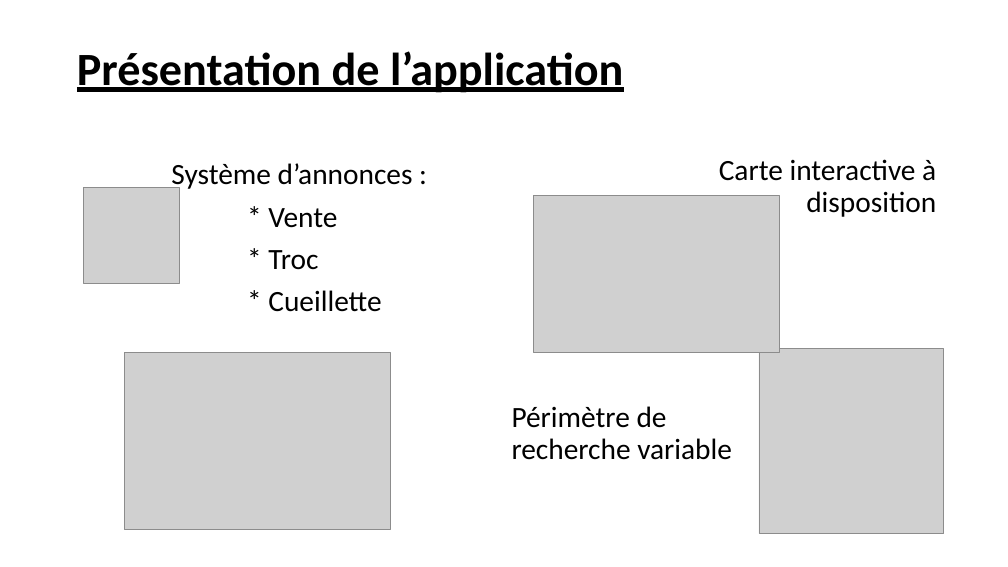
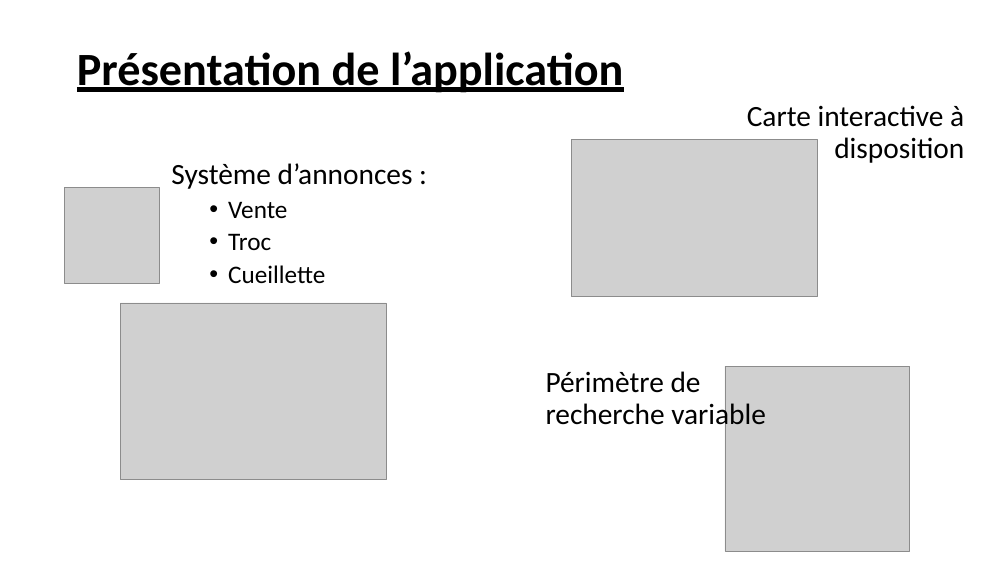
Before and after one commit to AurelieDemure/Opti-Fruits, a slide deck: slide 1 of Présentation orale pour le 22 Octobre/Présentation_Application_PPII.pptx (slide 2 before the commit). Drawn at 1008x567 pixels with LibreOffice and Linux fonts; fonts in the diff are those of the drawing; grey boxes stand for pictures. Boxes give left, top, right and bottom in pixels: in the first picture for what was removed or moved away, otherwise in the second. Text is boxed around its words. In the diff, an @@ line names an element or a change of style, - is before the commit and + after.

```diff
--- a/Présentation orale pour le 22 Octobre/Présentation_Application_PPII.pptx
+++ b/Présentation orale pour le 22 Octobre/Présentation_Application_PPII.pptx
@@ text "Carte interactive à disposition": place and size @@
-text "Carte interactive à disposition" at bbox=[719, 159, 936, 217]
+text "Carte interactive à disposition" at bbox=[747, 105, 964, 163]
@@ picture: place and size @@
-picture at bbox=[534, 196, 780, 353]
+picture at bbox=[572, 140, 817, 297]
@@ picture: place and size @@
-picture at bbox=[84, 188, 179, 284]
+picture at bbox=[64, 188, 160, 284]
@@ text at bbox=[228, 201, 325, 283]: text changed; size 28 to 24 pt @@
-* Vente
-* Troc
-* Cueillette
+  • Vente
+  • Troc
+  • Cueillette
@@ picture: place and size @@
-picture at bbox=[124, 353, 390, 530]
+picture at bbox=[120, 303, 386, 480]
@@ text "Périmètre de recherche variable" rewrapped from bbox=[512, 406, 732, 460] to bbox=[546, 371, 766, 431] @@
@@ picture: place and size @@
-picture at bbox=[759, 349, 944, 534]
+picture at bbox=[725, 366, 910, 551]
```
Also in this commit, not shown: 1 other slide changed, 2 slides removed.
